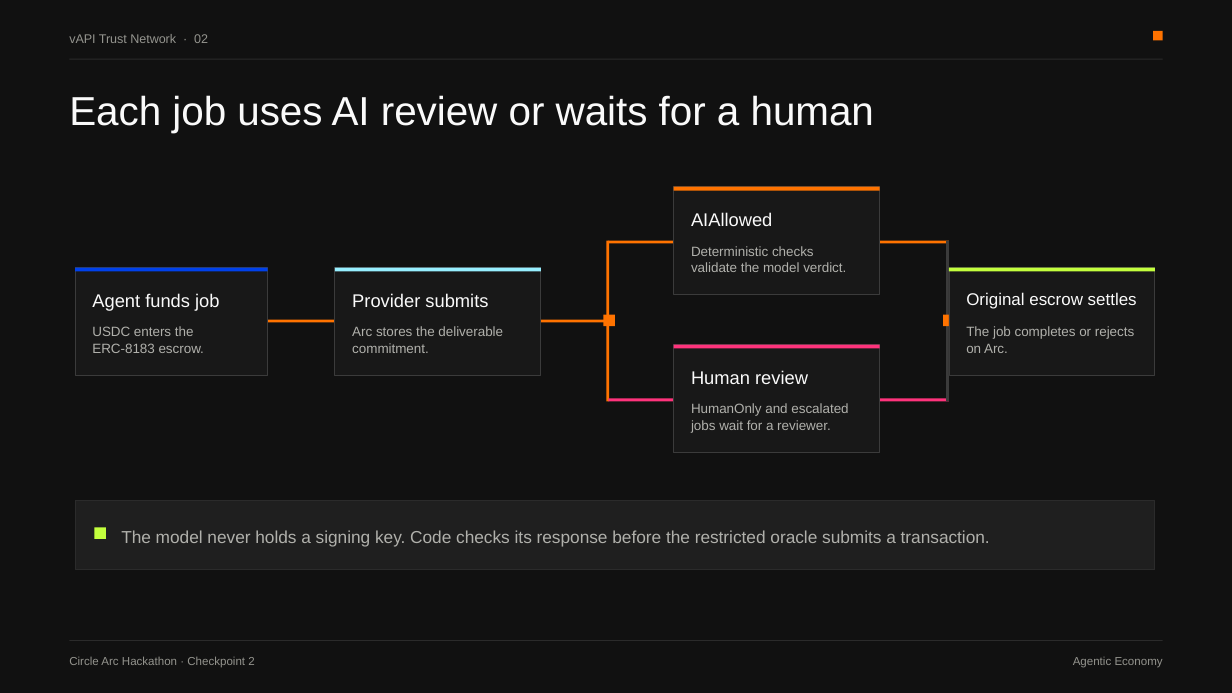
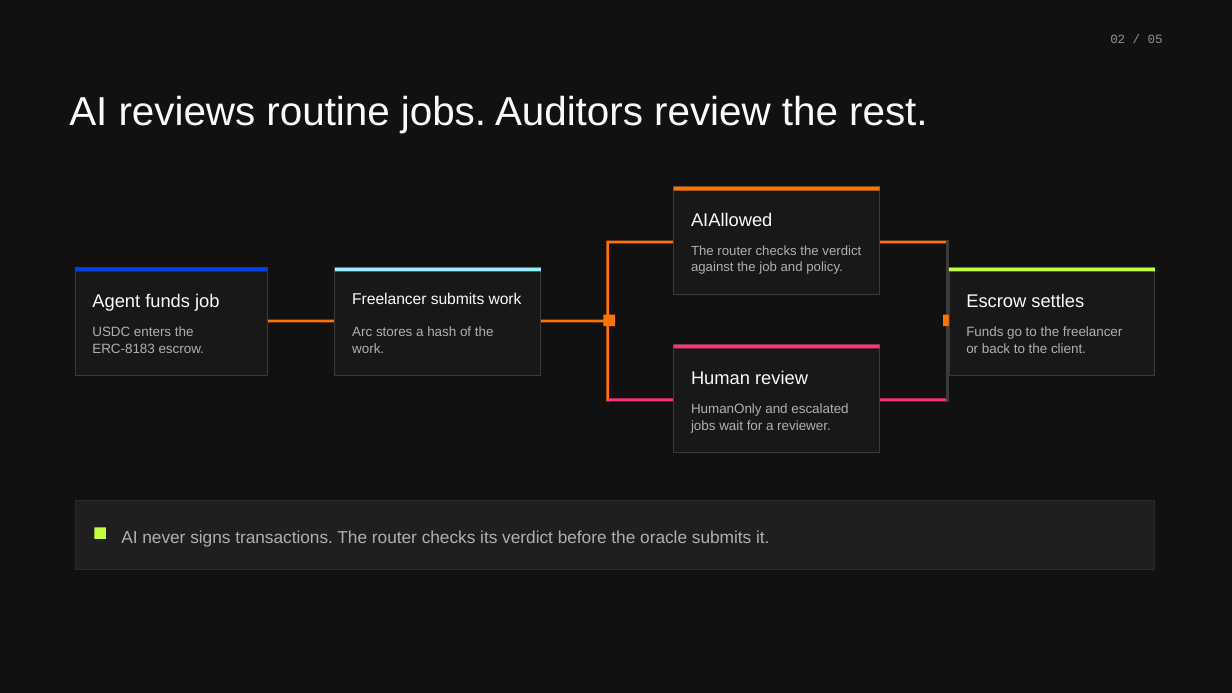
Before and after one commit to vAPI-Network/vapi-arc, a slide deck: slide 2 of docs/submission/vapi-trust-network-checkpoint-2.pptx. Drawn at 1232x693 pixels with LibreOffice and Linux fonts; fonts in the diff are those of the drawing. Boxes give left, top, right and bottom in pixels: in the first picture for what was removed or moved away, otherwise in the second. Text is boxed around its words. In the diff, an @@ line names an element or a change of style, - is before the commit and + after.

Commit message:
docs: simplify checkpoint presentation

```diff
--- a/docs/submission/vapi-trust-network-checkpoint-2.pptx
+++ b/docs/submission/vapi-trust-network-checkpoint-2.pptx
@@ text removed at (69, 34, 208, 43) @@
-vAPI Trust Network · 02
@@ rectangle removed at (69, 59, 1163, 60) @@
@@ text added at (1110, 34, 1163, 43), 9.8 pt, text #94948E @@
+02 / 05
@@ rectangle removed at (1153, 30, 1163, 40) @@
@@ text at (69, 95, 927, 133): text changed @@
-Each job uses AI review or waits for a human
+AI reviews routine jobs. Auditors review the rest.
@@ text at (691, 245, 861, 274): text changed; size 10.5 to 10.2 pt @@
-Deterministic checks validate the model verdict.
+The router checks the verdict against the job and policy.
@@ text at (352, 292, 522, 304): text changed; size 14.2 to 12.2 pt @@
-Provider submits
+Freelancer submits work
@@ text at (966, 293, 1084, 307): text changed; size 13.2 to 14.2 pt @@
-Original escrow settles
+Escrow settles
@@ text at (352, 326, 494, 353): text changed @@
-Arc stores the deliverable commitment.
+Arc stores a hash of the work.
@@ text at (966, 326, 1122, 353): text changed @@
-The job completes or rejects on Arc.
+Funds go to the freelancer or back to the client.
@@ text at (121, 530, 769, 547): text changed @@
-The model never holds a signing key. Code checks its response before the restricted oracle submits a transaction.
+AI never signs transactions. The router checks its verdict before the oracle submits it.
@@ rectangle removed at (69, 640, 1163, 641) @@
@@ text removed at (69, 656, 254, 667) @@
-Circle Arc Hackathon · Checkpoint 2
@@ text removed at (1073, 657, 1163, 668) @@
-Agentic Economy
```
Also in this commit, not shown: 4 other slides changed, 2 other files.
